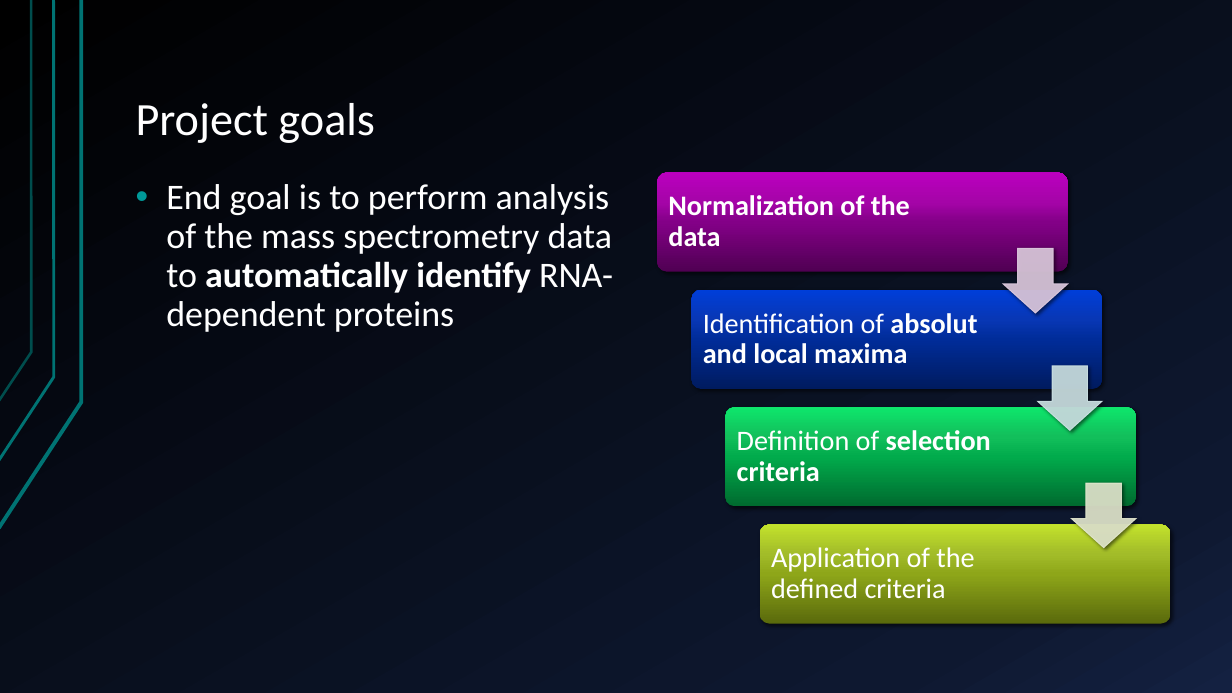
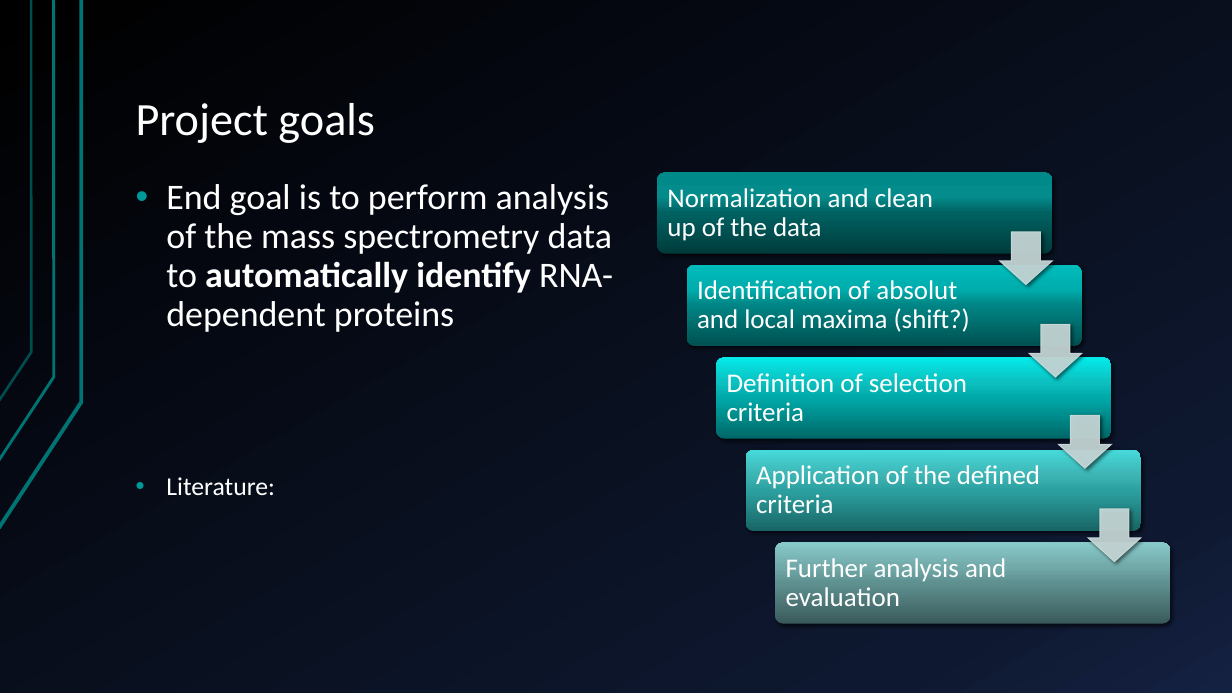
Before and after one commit to AlexandraKummer/2021-topic-03-team-04, a slide deck: slide 2 of Project proposal.pptx. Drawn at 1232x693 pixels with LibreOffice and Linux fonts; fonts in the diff are those of the drawing. Boxes give left, top, right and bottom in pixels: in the first picture for what was removed or moved away, otherwise in the second. Text is boxed around its words. In the diff, an @@ line names an element or a change of style, - is before the commit and + after.

```diff
--- a/Project proposal.pptx
+++ b/Project proposal.pptx
@@ rounded rectangle: place and size @@
-rounded rectangle at [657,173,1067,272]
+rounded rectangle at [657,173,1053,254]
@@ rounded rectangle at [657,173,1053,254]: fill gradient #520054 to #850088 to #A505A9 to #BC00C0 to gradient #003D3D to #006262 to #048D8D to #008B8B @@
@@ text at [667,188,933,241]: text changed; size 22 to 21 pt; bold off @@
-Normalization of the data
+Normalization and clean up of the data
@@ down arrow: place and size @@
-down arrow at [1003,249,1067,313]
+down arrow at [999,232,1052,285]
@@ down arrow at [999,232,1052,285]: fill #E0CCE1 at 90% opacity to #CCDEDE at 90% opacity; outline #E0CCE1 0.75 pt to #CCDEDE 0.75 pt @@
@@ rounded rectangle: place and size @@
-rounded rectangle at [691,290,1102,389]
+rounded rectangle at [687,265,1082,347]
@@ rounded rectangle at [687,265,1082,347]: fill gradient #001C60 to #002D9B to #0A37B6 to #0040DB to gradient #005353 to #008686 to #00AEAE to #00BDBD @@
@@ text at [697,280,970,332]: text changed; size 22 to 21 pt; bold off @@
-Identification of absolut and local maxima
+Identification of absolut and local maxima (shift?)
@@ down arrow added at [1029,324,1081,377], fill #CCDEDE at 90% opacity, outline #CCDEDE 0.75 pt @@
@@ rounded rectangle added at [716,358,1112,439], fill gradient #006969 to #00AAAA to #0DC2C2 to #04ECEC @@
@@ text "Definition of selection criteria": place and size @@
-text "Definition of selection criteria" at [737,430,991,482]
+text "Definition of selection criteria" at [727,373,967,422]
@@ text "Definition of selection criteria" at [727,373,967,422]: size 22 to 21 pt; bold off in "selection criteria" @@
@@ down arrow: place and size @@
-down arrow at [1038,366,1103,431]
+down arrow at [1058,416,1111,469]
@@ down arrow at [1058,416,1111,469]: fill #CEE3E5 at 90% opacity to #CCDEDE at 90% opacity; outline #CEE3E5 0.75 pt to #CCDEDE 0.75 pt @@
@@ text at [166,477,275,495]: paragraph added @@
+• Literature:
@@ rounded rectangle: place and size @@
-rounded rectangle at [726,408,1136,506]
+rounded rectangle at [746,450,1141,531]
@@ rounded rectangle at [746,450,1141,531]: fill gradient #006C2F to #02AC4C to #13C05C to #0DE86D to gradient #1A6666 to #2DA0A0 to #3EB6B6 to #47DCDC @@
@@ text "Application of the defined criteria": place and size @@
-text "Application of the defined criteria" at [771,547,974,598]
+text "Application of the defined criteria" at [756,465,1040,513]
@@ text "Application of the defined criteria" at [756,465,1040,513]: size 22 to 21 pt @@
@@ down arrow: place and size @@
-down arrow at [1071,483,1136,548]
+down arrow at [1088,509,1141,562]
@@ down arrow at [1088,509,1141,562]: fill #E4E9D0 at 90% opacity to #CCDEDE at 90% opacity; outline #E4E9D0 0.75 pt to #CCDEDE 0.75 pt @@
@@ rounded rectangle: place and size @@
-rounded rectangle at [760,525,1170,624]
+rounded rectangle at [775,543,1171,624]
@@ rounded rectangle at [775,543,1171,624]: fill gradient #5A6A0D to #8FA719 to #A3BC2A to #C4E32D to gradient #3A5B5B to #5F9292 to #74A9A9 to #8ACBCB @@
@@ text added at [786,558,1006,606], 21 pt, text #FFFFFF @@
+Further analysis and evaluation
```
